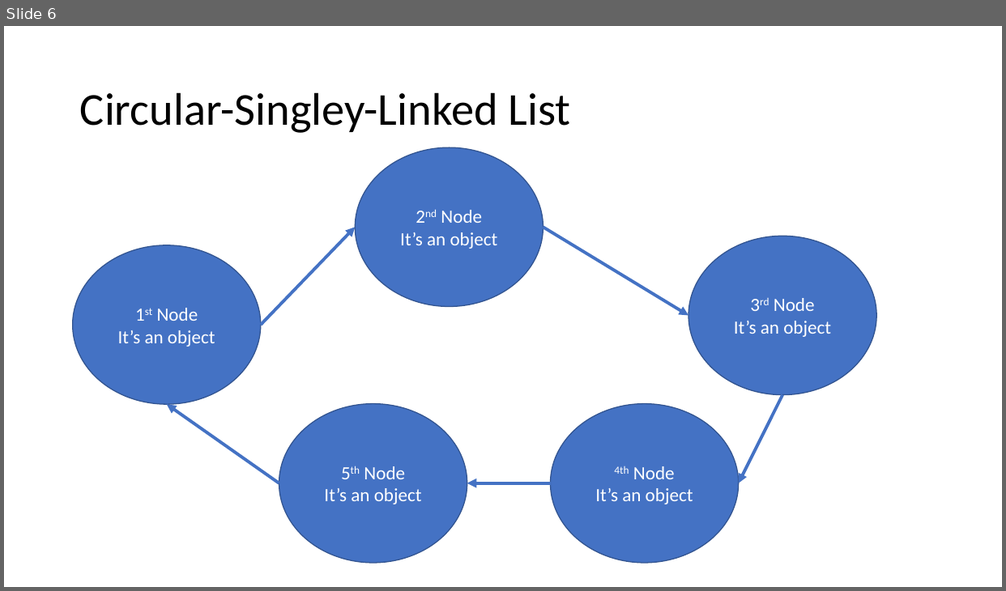
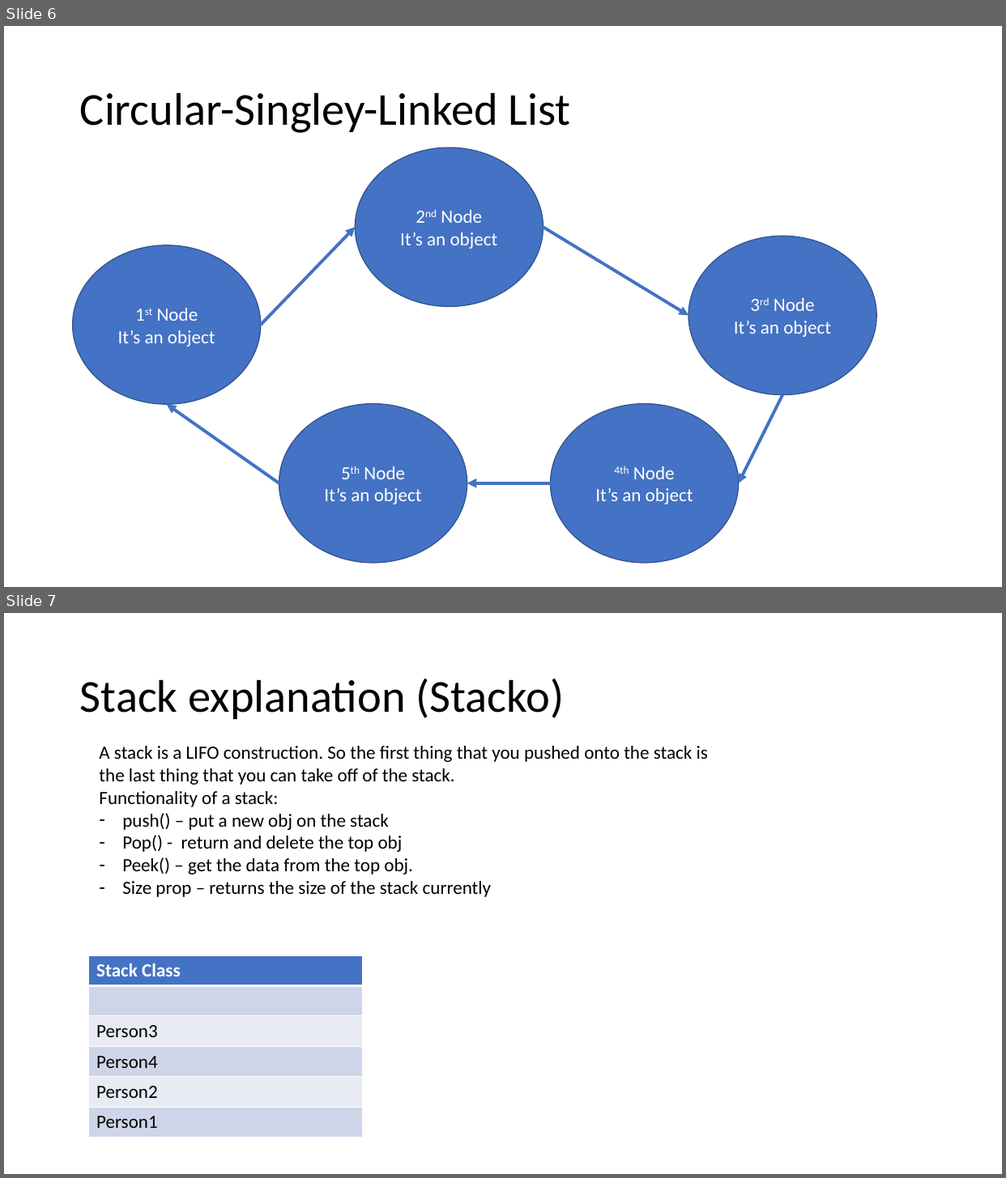
Before and after one commit to 221114-NET/trainer_code, a slide deck: resources/MarksDrawrings.pptx. Shown one above the other, each under a label of ours: slide 6 before the commit, slides 6 and 7 after it. The pictures are 1006x591 and 1006x1178 pixels, drawn with LibreOffice and Linux fonts; fonts in the diff are those of the drawing. Boxes give left, top, right and bottom in pixels: in the first picture for what was removed or moved away, otherwise in the second. Text is boxed around its words. In the diff, an @@ line names an element or a change of style, - is before the commit and + after.

Commit message:
small change to MarksDrawrings

```diff
--- a/resources/MarksDrawrings.pptx
+++ b/resources/MarksDrawrings.pptx
@@ slide 7 added at (x1=4, y1=613, x2=1002, y2=1174), background #FFFFFF @@
@@ title added at (x1=80, y1=679, x2=564, y2=719), 44 pt, text #000000 @@
+Stack explanation (Stacko)
@@ text added at (x1=99, y1=746, x2=708, y2=897), 18 pt, text #000000 @@
+A stack is a LIFO construction. So the first thing that you pushed onto the stack is the last thing that you can take off of the stack.
+Functionality of a stack:
+– push() – put a new obj on the stack
+– Pop() - return and delete the top obj
+– Peek() – get the data from the top obj.
+– Size prop – returns the size of the stack currently
@@ table added at (x1=89, y1=956, x2=363, y2=1138), 6 rows, 1 columns @@
+Stack Class
+
+Person3
+Person4
+Person2
+Person1
```
